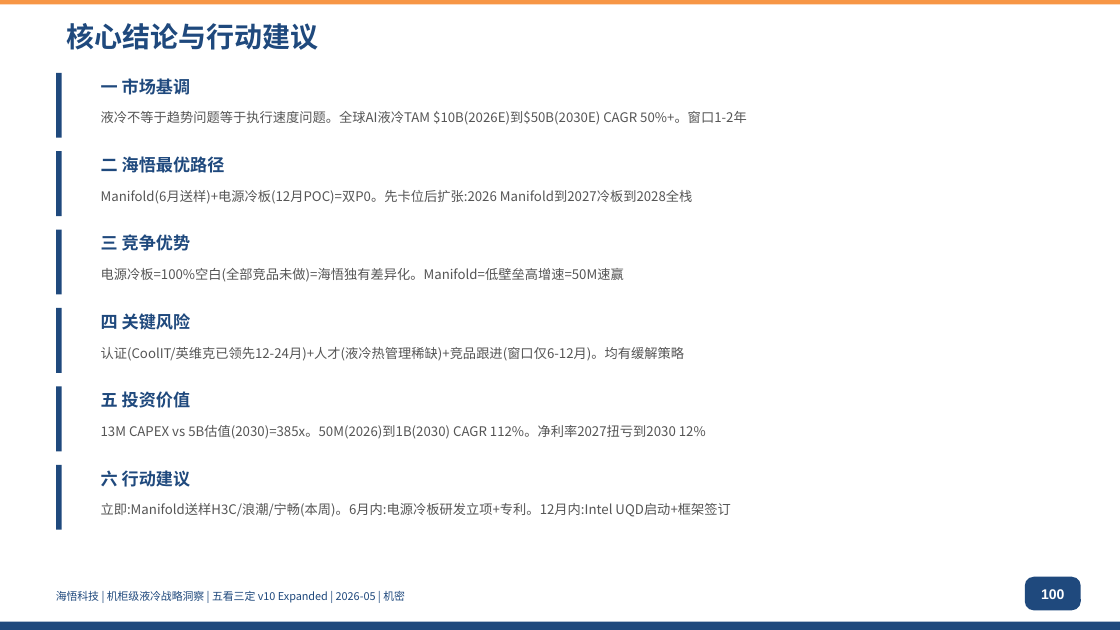
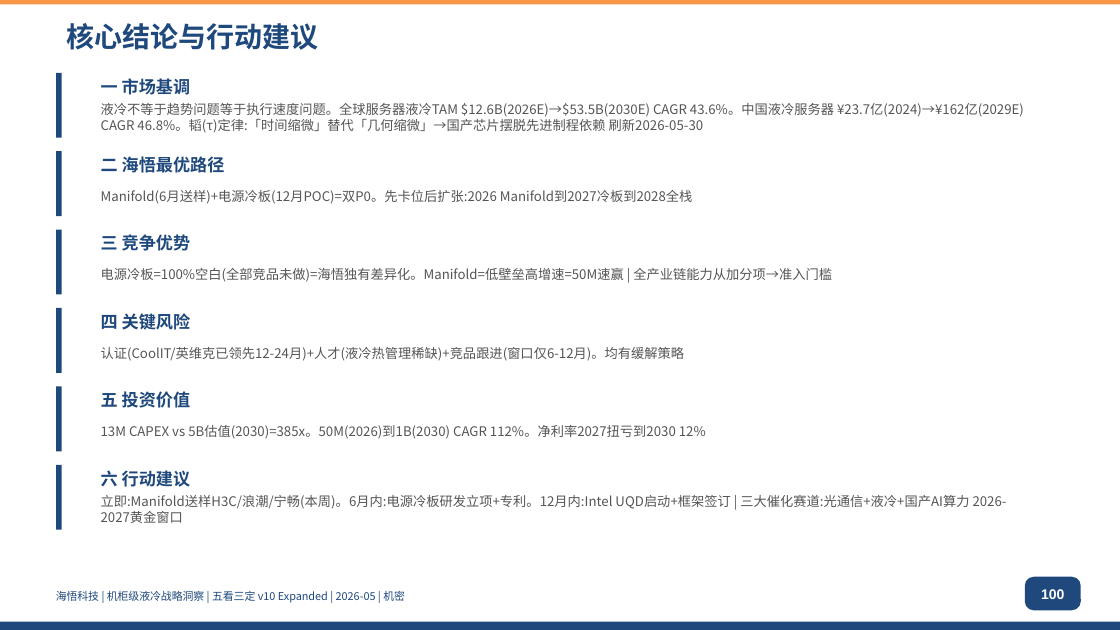
Before and after one commit to marshall9900/liquid-cooling-ecosystem, a slide deck: slide 100 of analysis/liquid-cooling/ppt/v9-expanded-r4/output/海悟液冷五看三定-v9-Expanded-R4.pptx. Drawn at 1120x630 pixels with LibreOffice and Linux fonts; fonts in the diff are those of the drawing. Boxes give left, top, right and bottom in pixels: in the first picture for what was removed or moved away, otherwise in the second. Text is boxed around its words. In the diff, an @@ line names an element or a change of style, - is before the commit and + after.

Commit message:
feat: PPT双版数据刷新 2026-05-30 — 市场规模/CAPEX/功率/战略框架更新(v10+R4)
v10-compact (11 slides modified):
- s001/s002/s076: 封面+目录+致谢 刷新日期
- s004: GPU功耗表 新增NVL576 600KW+TPU V8 1300W
- s005: 单柜功率峰值 400kW→600kW
- s007: OTT CAPEX $5,000亿→$6,000亿 补充中国液冷市场¥1300亿
- s008: 一看章节源标注刷新
- s013: OTT总结 补充Google TPU V8+Anthropic $36B融资
- s017: 昇腾芯片 insight行补充TPU V8 1300W参考
- s029: TAM/SAM 补充中国液冷服务器$23.7亿→¥162亿
- s031: 全球DC标杆 Google TPU V7→V7/V8 补充融资数据
- s037/s047: 竞争全景+总结 全产业链能力→准入门槛
- s063: 定战略 新增韬(τ)定律+三大催化赛道+黄金窗口
- s075: 核心结论 市场数据刷新+韬定律+三大催化赛道

v9-expanded-r4 (12 slides modified):
- s001/s002/s003/s005/s008: 封面+目录+方法论+市场+章节页 刷新
- s004: GPU功耗表 同v10
- s007: 一看小结 同v10
- s018: OTT总结 同v10 s013
- s022: 昇腾芯片 同v10 s017
- s042: TAM/SAM 同v10 s029
- s044: 全球DC标杆 同v10 s031
- s051: 竞争全景 同v10 s037
- s069: 三看总结 同v10 s047
- s083: 定战略 同v10 s063
- s087: 战略定位深度 三大催化赛道+窗口
- s100: 核心结论 同v10 s075

编译结果: ✅ v10-compact 3.4MB ✅ v9-expanded-r4 4.1MB

```diff
--- a/analysis/liquid-cooling/ppt/v9-expanded-r4/output/海悟液冷五看三定-v9-Expanded-R4.pptx
+++ b/analysis/liquid-cooling/ppt/v9-expanded-r4/output/海悟液冷五看三定-v9-Expanded-R4.pptx
@@ text at (101,103,1024,133): text changed @@
-液冷不等于趋势问题等于执行速度问题。全球AI液冷TAM $10B(2026E)到$50B(2030E) CAGR 50%+。窗口1-2年
+液冷不等于趋势问题等于执行速度问题。全球服务器液冷TAM $12.6B(2026E)→$53.5B(2030E) CAGR 43.6%。中国液冷服务器 ¥23.7亿(2024)→¥162亿(2029E) CAGR 46.8%。韬(τ)定律:「时间缩微」替代「几何缩微」→国产芯片摆脱先进制程依赖 刷新2026-05-30
@@ text at (101,268,832,282): text changed @@
-电源冷板=100%空白(全部竞品未做)=海悟独有差异化。Manifold=低壁垒高增速=50M速赢
+电源冷板=100%空白(全部竞品未做)=海悟独有差异化。Manifold=低壁垒高增速=50M速赢 | 全产业链能力从加分项→准入门槛
@@ text at (101,495,1007,523): text changed @@
-立即:Manifold送样H3C/浪潮/宁畅(本周)。6月内:电源冷板研发立项+专利。12月内:Intel UQD启动+框架签订
+立即:Manifold送样H3C/浪潮/宁畅(本周)。6月内:电源冷板研发立项+专利。12月内:Intel UQD启动+框架签订 | 三大催化赛道:光通信+液冷+国产AI算力 2026-2027黄金窗口
```
Also in this commit, not shown: 10 other slides changed, 32 other files.
